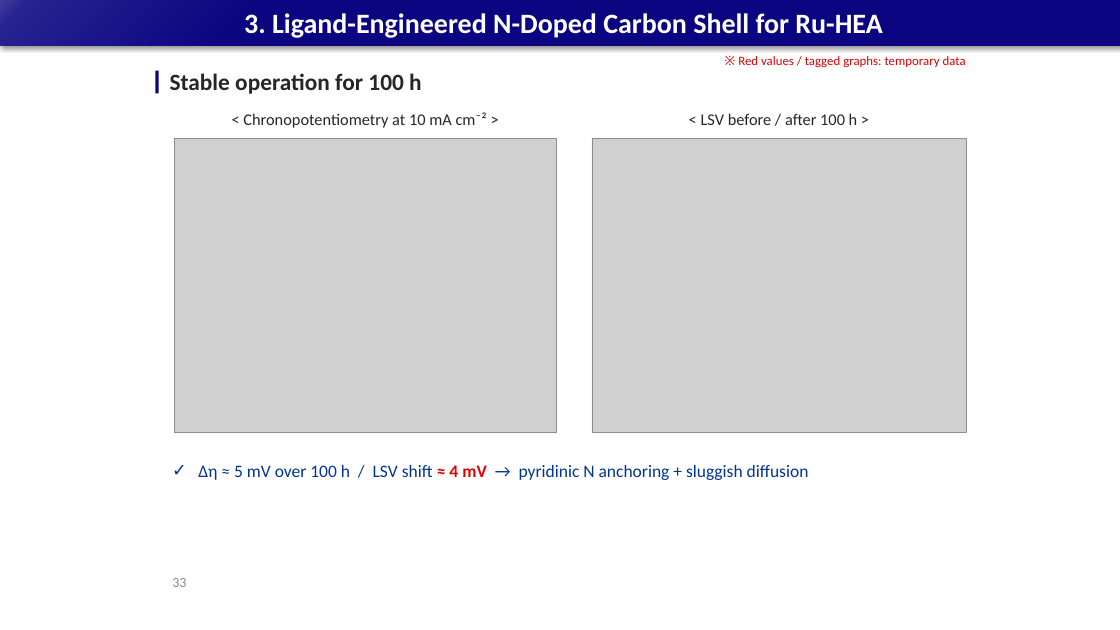
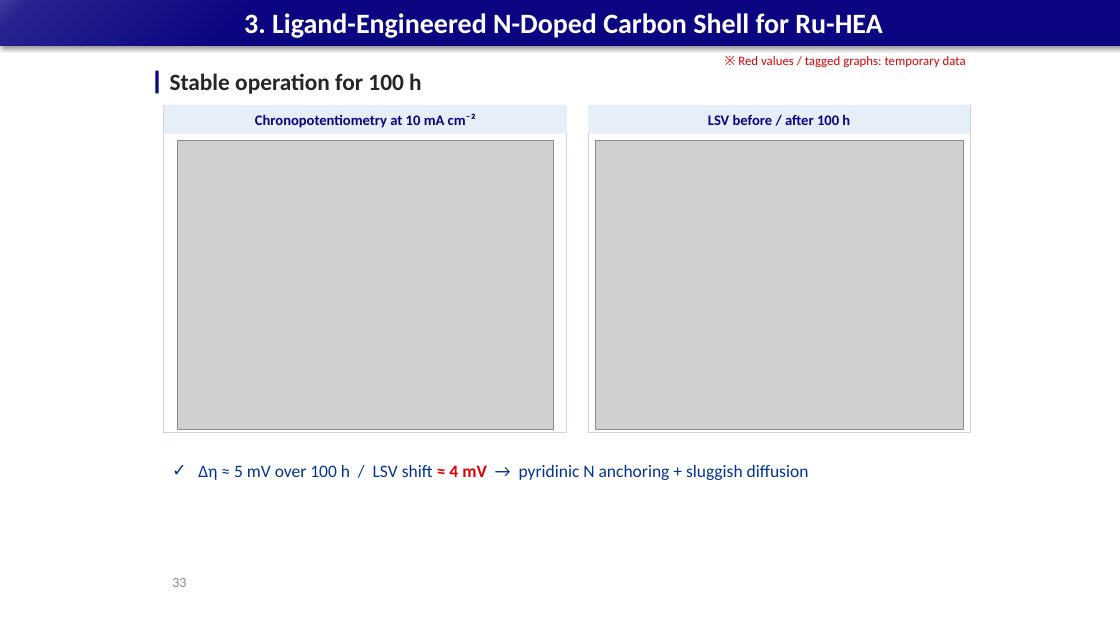
Before and after one commit to limsj0204/letter, a slide deck: slide 33 of 학위논문_디펜스_발표자료.pptx. Drawn at 1120x630 pixels with LibreOffice and Linux fonts; fonts in the diff are those of the drawing; grey boxes stand for pictures. Boxes give left, top, right and bottom in pixels: in the first picture for what was removed or moved away, otherwise in the second. Text is boxed around its words. In the diff, an @@ line names an element or a change of style, - is before the commit and + after.

```diff
--- a/학위논문_디펜스_발표자료.pptx
+++ b/학위논문_디펜스_발표자료.pptx
@@ rectangle "Chronopotentiometry at 10 mA cm⁻²": place and size @@
-rectangle "Chronopotentiometry at 10 mA cm⁻²" at (243,112,487,128)
+rectangle "Chronopotentiometry at 10 mA cm⁻²" at (164,105,567,134)
@@ rectangle "Chronopotentiometry at 10 mA cm⁻²" at (164,105,567,134): vertical alignment top to middle; fill none to #E6EEF8 @@
@@ rectangle added at (164,105,567,433), outline #C9D3E3 0.75 pt @@
@@ text in rectangle at (255,113,476,128): text changed; size 14 to 12.5 pt; text colour #262626 to #0B0581; bold on @@
-< Chronopotentiometry at 10 mA cm⁻² >
+Chronopotentiometry at 10 mA cm⁻²
@@ rectangle "LSV before / after 100 ...": place and size @@
-rectangle "LSV before / after 100 ..." at (701,113,858,125)
+rectangle "LSV before / after 100 ..." at (588,105,970,134)
@@ rectangle "LSV before / after 100 ..." at (588,105,970,134): vertical alignment top to middle; fill none to #E6EEF8 @@
@@ rectangle added at (588,105,970,433), outline #C9D3E3 0.75 pt @@
@@ text in rectangle at (708,114,850,125): text changed; size 14 to 12.5 pt; text colour #262626 to #0B0581; bold on @@
-< LSV before / after 100 h >
+LSV before / after 100 h
@@ picture: place and size @@
-picture at (175,139,557,433)
+picture at (178,140,554,429)
@@ picture: place and size @@
-picture at (592,139,966,433)
+picture at (596,140,964,429)
```
Also in this commit, not shown: 31 other slides changed.
